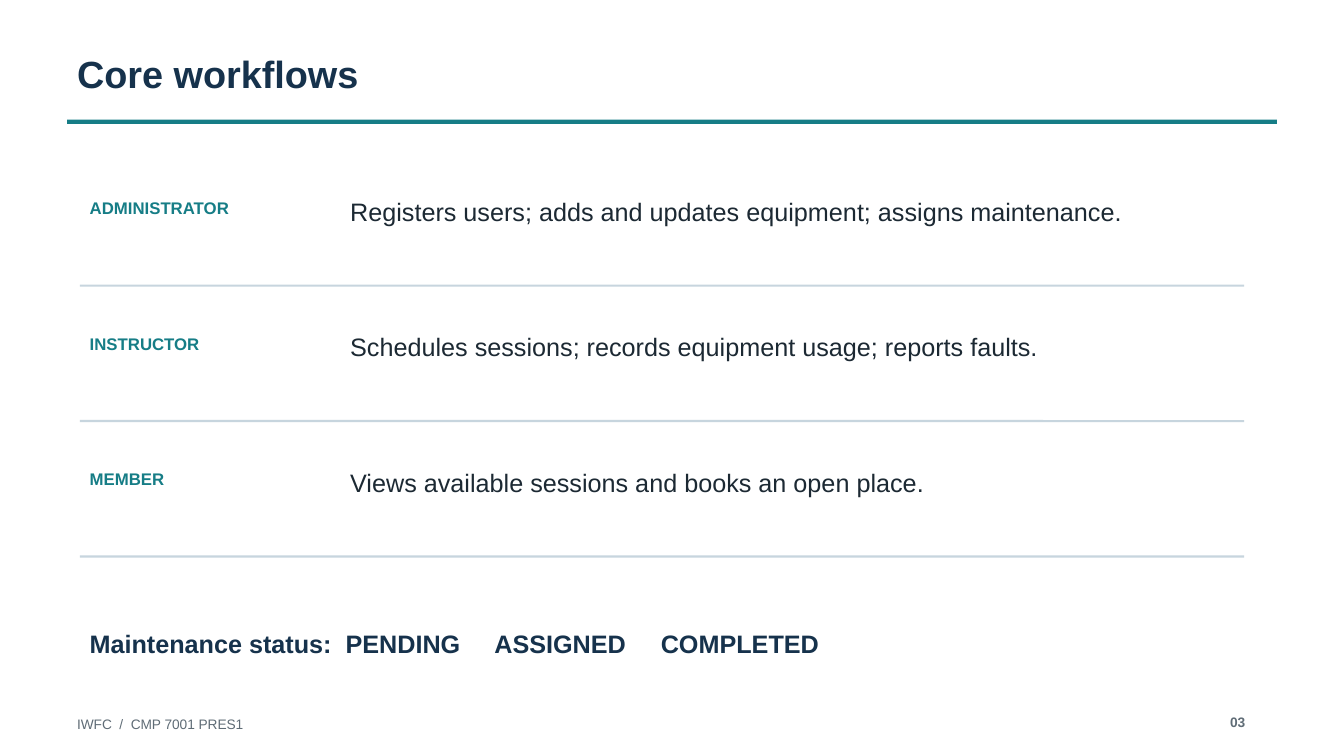
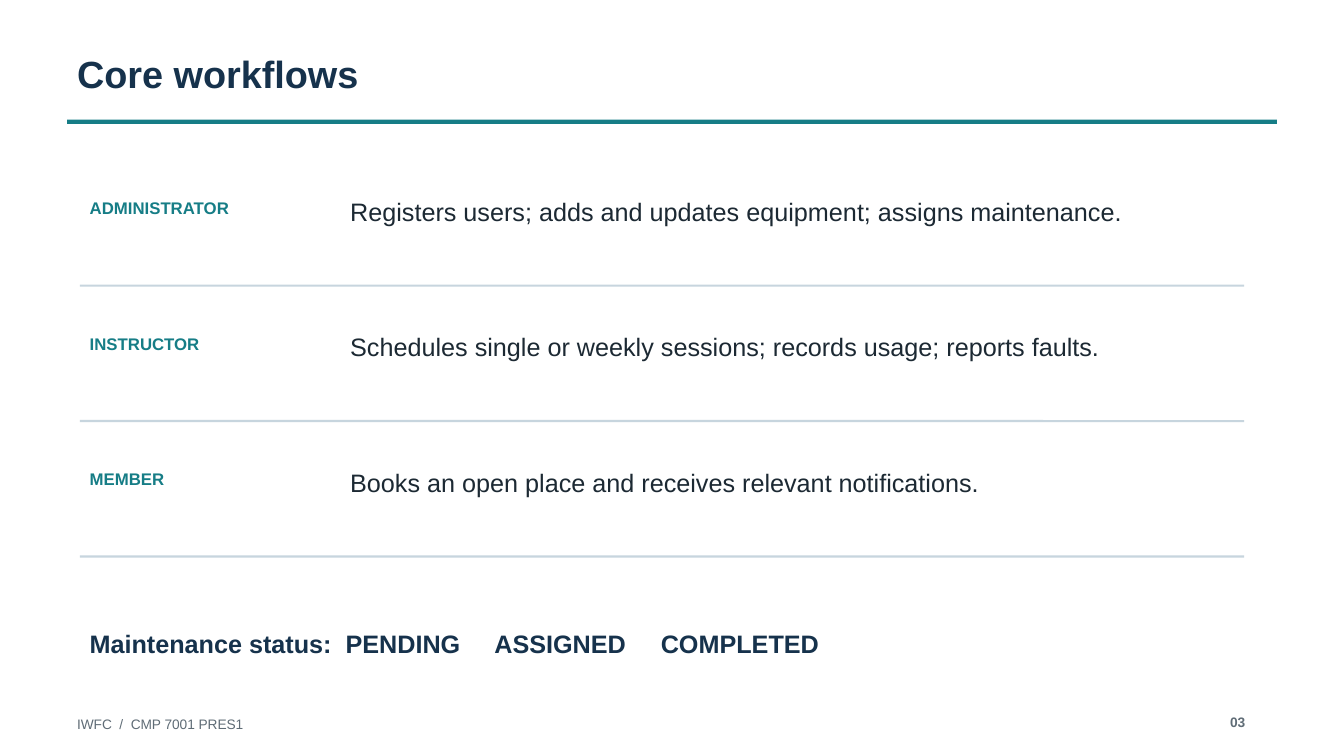
Before and after one commit to MohamedRifad/intelligent-wellness-and-fitness-center, a slide deck: slide 3 of submission/pres1/IWFC_PRES1_Presentation.pptx. Drawn at 1344x756 pixels with LibreOffice and Linux fonts; fonts in the diff are those of the drawing. Boxes give left, top, right and bottom in pixels: in the first picture for what was removed or moved away, otherwise in the second. Text is boxed around its words. In the diff, an @@ line names an element or a change of style, - is before the commit and + after.

```diff
--- a/submission/pres1/IWFC_PRES1_Presentation.pptx
+++ b/submission/pres1/IWFC_PRES1_Presentation.pptx
@@ text at <box>350,337,1099,362</box>: text changed @@
-Schedules sessions; records equipment usage; reports faults.
+Schedules single or weekly sessions; records usage; reports faults.
@@ text at <box>350,473,979,497</box>: text changed @@
-Views available sessions and books an open place.
+Books an open place and receives relevant notifications.
```
Also in this commit, not shown: 7 other slides changed, 10 other files.
